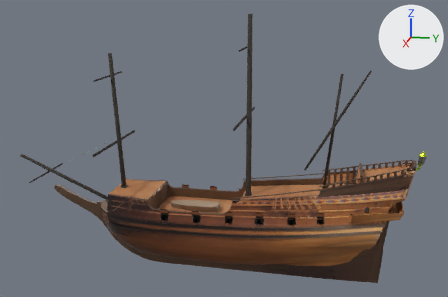
Renders of the glTF model ships/models/fregate17e.glb from each side of a commit.
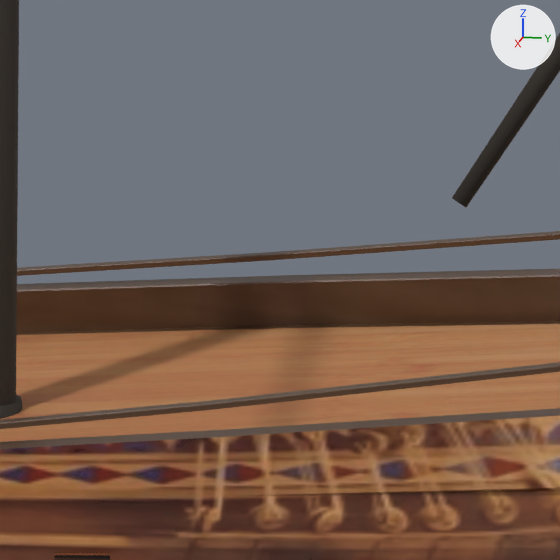
There are two pictures of each version: one whole from a 50 mm lens placed at (44.3, 6.9, 18.1), pointed at (-0.1, -2.0, 7.0), one close up on the part from 56% to 71% of the width and 49% to 72% of the height. The lights are fixed; the arrows at upper right show +X, +Y and +Z. The older version's two pictures come first. Where no turn or scale is listed for an object, it has been applied to the vertices.
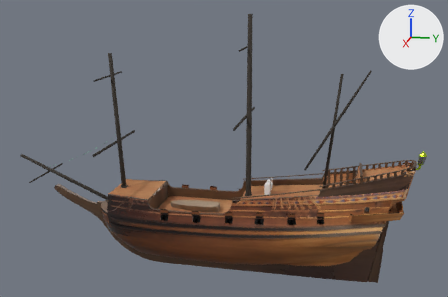
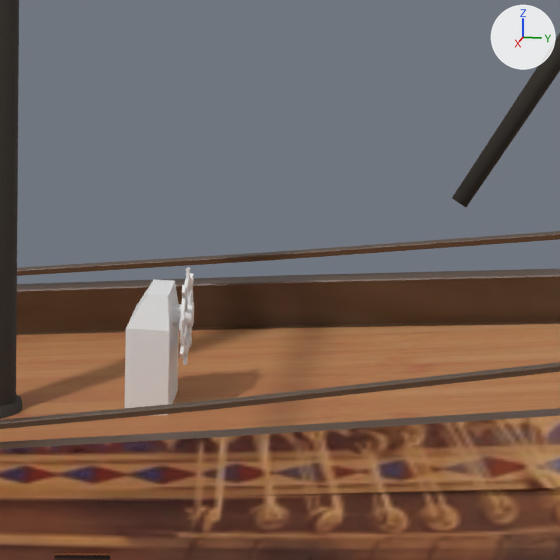
Boxes [x1, y1, x2, y2] around the edits, measured in the close-ups (560 x 560 px):
'Cube', added: after [125, 279, 179, 416]
'barre', added: after [179, 267, 194, 365]
'Cylinder.015', added: after [172, 304, 194, 327]

Patch to the scene script:
```diff
--- a/ships/models/fregate17e.glb.py
+++ b/ships/models/fregate17e.glb.py
@@ me_cylinder_014 @@
+me_cylinder_014.from_pydata(...)  # a 32-sided cylinder along y spanning x -0.098..0.098, y -0.098..0.098, z -0.098..0.098
@@ me_cylinder_013 @@
+me_cylinder_013.from_pydata(...)  # 192 vertices, 384 faces; spans x -0.44..0.44, y -0.015..0.015, z -0.44..0.44
@@ me_cube_001 @@
+me_cube_001.from_pydata(...)  # 12 vertices, 20 faces; spans x -0.354..0.354, y -0.038..0.354, z -0.354..0.911
@@ ob_cylinder_015 @@
+ob_cylinder_015 = bpy.data.objects.new('Cylinder.015', me_cylinder_014)
+ob_cylinder_015.location = (0.0, 1.589, 4.527)
@@ ob_barre @@
+ob_barre = bpy.data.objects.new('barre', me_cylinder_013)
+ob_barre.location = (0.0, 1.633, 4.523)
@@ ob_cube @@
+ob_cube = bpy.data.objects.new('Cube', me_cube_001)
+ob_cube.location = (0.0, 1.166, 3.861)
```
